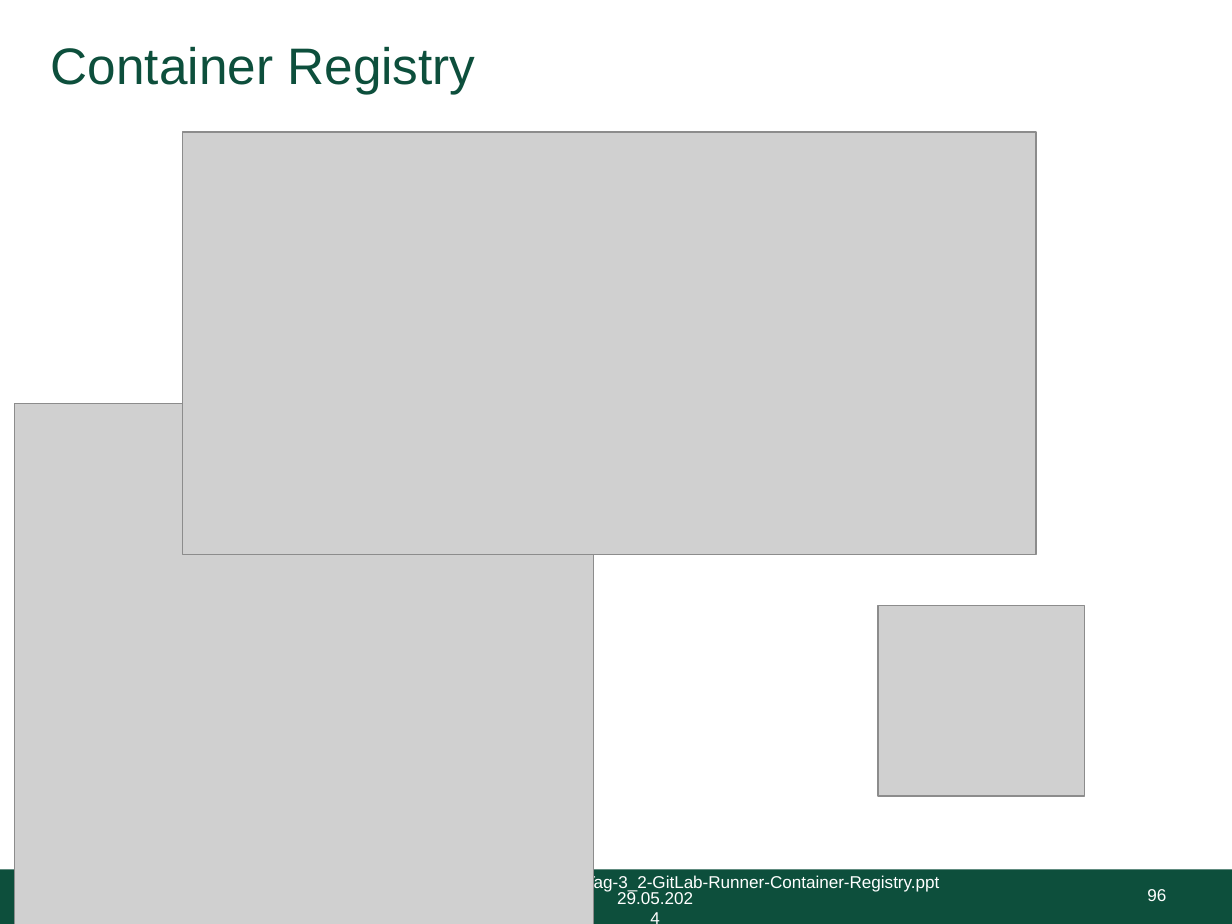
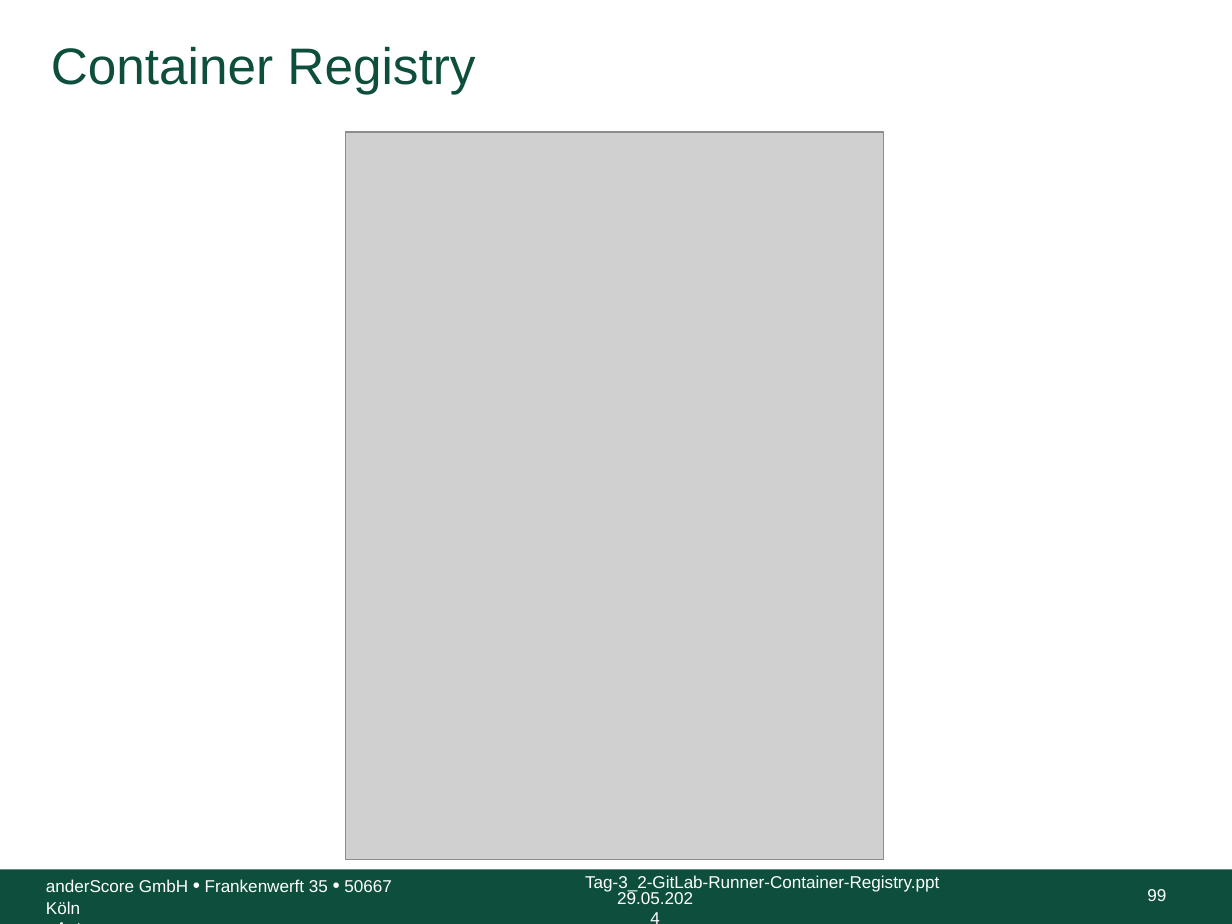
Before and after one commit to anderscore-gmbh/gitlab, a slide deck: slide 99 of slides/Tag-3_2-GitLab-Runner-Container-Registry.pptx (slide 96 before the commit). Drawn at 1232x924 pixels with LibreOffice and Linux fonts; fonts in the diff are those of the drawing; grey boxes stand for pictures; background and template pictures are left out. Boxes give left, top, right and bottom in pixels: in the first picture for what was removed or moved away, otherwise in the second. Text is boxed around its words. In the diff, an @@ line names an element or a change of style, - is before the commit and + after.

Commit message:
Tag-3_2: Anfang für (GitLab) Container(/"Docker") Registry

```diff
--- a/slides/Tag-3_2-GitLab-Runner-Container-Registry.pptx
+++ b/slides/Tag-3_2-GitLab-Runner-Container-Registry.pptx
@@ picture removed at [182,132,1036,554] @@
@@ picture added at [345,132,883,860] @@
@@ picture removed at [15,404,594,924] @@
@@ picture removed at [878,606,1085,797] @@
@@ text added at [46,879,391,914], 10 pt, text #FFFFFF @@
+anderScore GmbH • Frankenwerft 35 • 50667 Köln
+<Autor>
@@ page number at [1147,889,1166,901]: text changed @@
-96
+99
```
Also in this commit, not shown: 1 other slide changed, 6 slides added, 7 other files.
